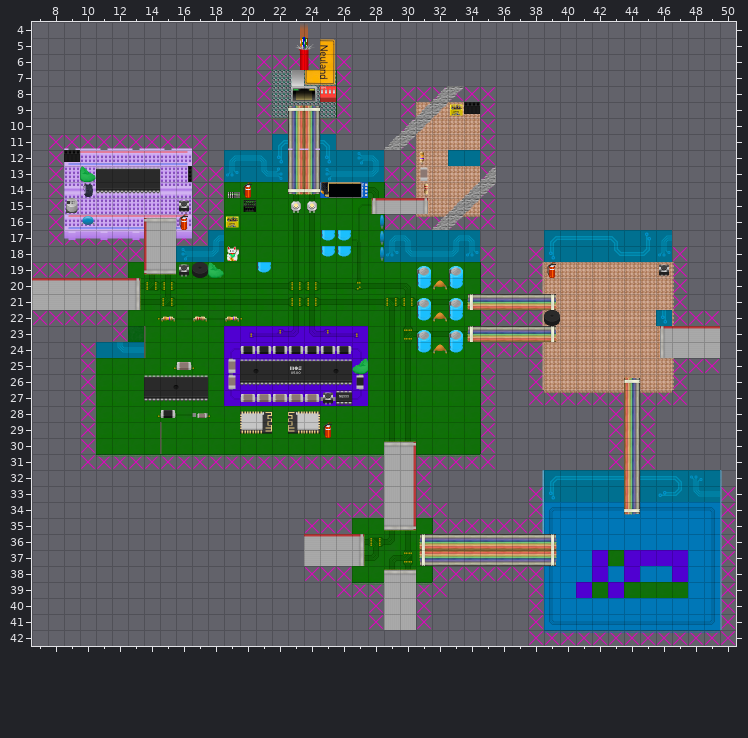
Two states of a Tiled map (JSON), src/maps/lobby.json. Above: the version before the commit.
Cells are 32x32 px. Shown: x 7..50, y 4..42. Not drawn, because the pictures are missing: unchanged layers "Bridge", "Bridge_Top", "Objects_Top".
Once edited:
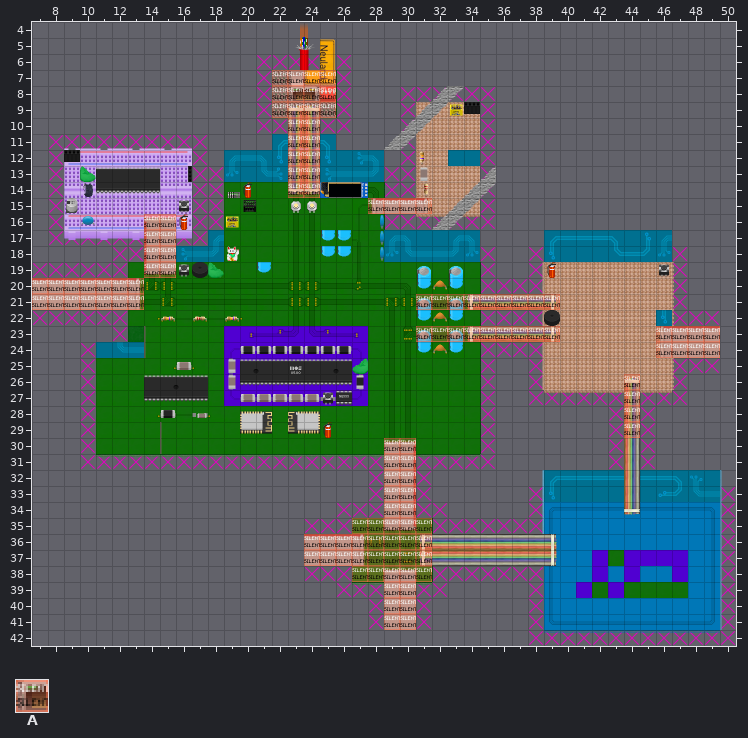
Key: from "mapUtilities": A 4.
_ is an empty cell.
Tiles of an added or newly shown layer are drawn over the layers below it.
See-through tiles are keyed as they look on the map.
Difference:
Changed rows in their new state; . is an unchanged cell.
Layer "silent" (now shown):
first column x 7:
 7 ...............AAAA........................
 8 ...............AAAA........................
 9 ...............AAAA........................
10 ................AA.........................
11 ................AA.........................
12 ................AA.........................
13 ................AA.........................
14 ................AA.........................
15 .....................AAAA..................
16 .......AA..................................
17 .......AA..................................
18 .......AA..................................
19 .......AA..................................
20 AAAAAAA....................................
21 AAAAAAA.................AAAAAAAAA..........
23 ........................AAAAAAAAA......AAAA
24 .......................................AAAA
26 .....................................A.....
27 .....................................A.....
28 .....................................A.....
29 .....................................A.....
30 ......................AA...................
31 ......................AA...................
32 ......................AA...................
33 ......................AA...................
34 ......................AA...................
35 ....................AAAAA..................
36 .................AAAAAAAA..................
37 .................AAAAAAAA..................
38 ....................AAAAA..................
39 ......................AA...................
40 ......................AA...................
41 ......................AA...................
Changed places in both pictures, as pixel boxes (x1, y1, x2, y2):
added: (272, 70, 336, 198)
added: (368, 198, 432, 214)
added: (32, 214, 176, 310)
added: (416, 294, 560, 310)
added: (416, 326, 560, 342)
added: (656, 326, 720, 358)
added: (624, 374, 640, 438)
added: (304, 438, 432, 630)
